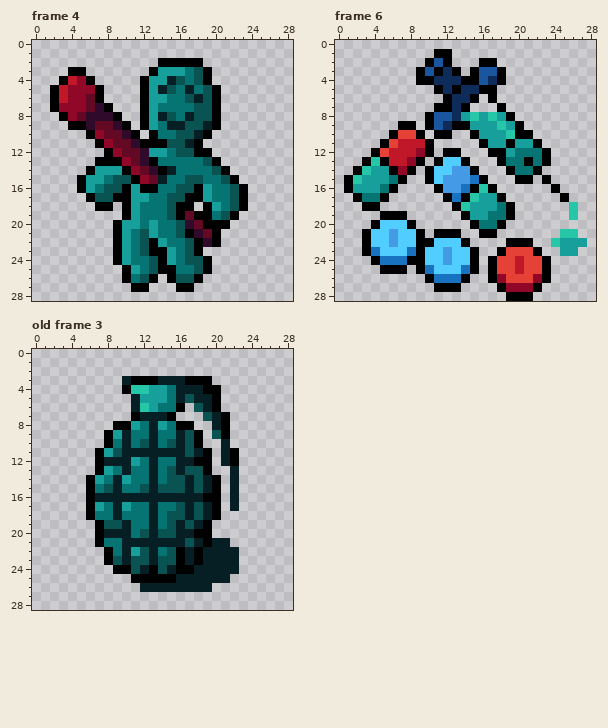
Pixel-art file -- Succubus/Sprites/Items.aseprite. The picture above is the old version.
29x29 pixels, 6 frames. Shown: frame 4, frame 6, old frame 3. The commit also changed other frames, which this record leaves out.
New version:
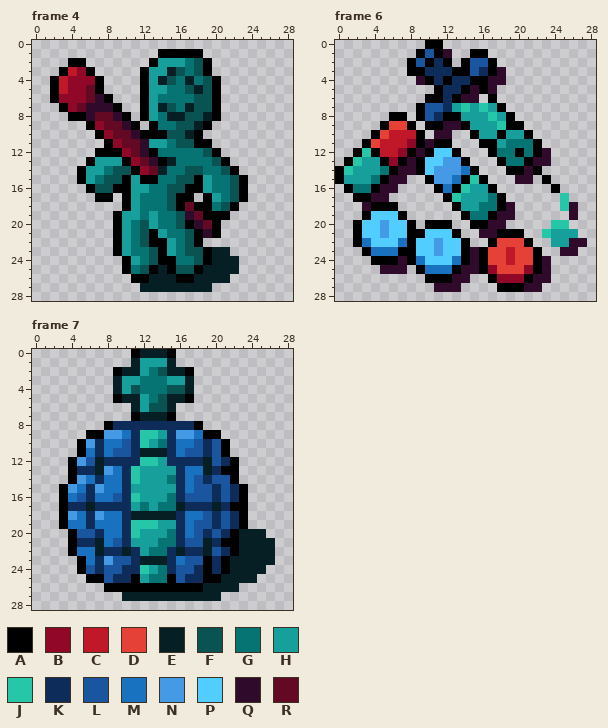
Palette (. is transparent): A #000000  B #910728  C #c01828  D #e64137  E #061f24  F #095353  G #067472  H #179f9b  J #26c7a9  K #0d2c59  L #19569f  M #1872c0  N #459ae5  P #51ceff  Q #300a2b  R #640924
A new or re-ordered frame is compared with the old frame closest to it.
From the commit log: items assets + opponent types assets
Edits made:
frames 6 -> 10
Changed rows in their new state; - is an unchanged pixel.
Frame 4, layer "Main":
first column x 2:
 1 ------------AAAAA-----
 2 --AA-------AHHHGFA----
 3 -ACBA-----AH-EF-------
 4 ACB-BA------EFGEGFA---
 5 ----R-------HG-FE-----
 6 -B---QA-----G--GF-----
 7 .A-RQ-QA----EF-E------
 8 -.AA-RRQA---GEEF-E----
 9 --..AB-RQA.A-GF-EA.---
10 ----.AB-RQA-AF-EA.----
11 -----.AB-RQHHG-F-A----
12 -----A-AB--AG-GGGFA---
13 ----AHHHABRQAE---GFA--
14 ---AH-GFFABREG-FF-GFA-
15 -----GF-AHAAG-F-AH-GFA
16 ---.AF-A--HG-F-A------
17 ----.AA.--G---A-.AH---
18 -----..--------RA-GFA.
19 -------AH--H-GFQR-AA.-
20 ---------GF----AQR-.--
21 -----------AH-GFAQ----
22 ------------AH---..---
23 ----------GF----FAEE--
24 -------.AH---A-G--EEE-
25 ---------GFAE-FFAEEEE-
26 --------.AAEEEAAEEEE--
27 ---------.EEEEEEEE----
Frame 6, layer "Main":
first column x 0:
 0 ----------AA----------------
 1 ---------AL-Q--AA-----------
 2 --------AL-K--ALL-----------
 3 --------A-KK--ALKAQ---------
 4 ---------Q--A-K-AQQ---------
 5 -------------KAQ-Q----------
 6 ----------AAKAQQ------------
 7 ---------ALLKHJHJH----------
 8 ------AA-ALKAA-H------------
 9 -----ADD---AQQ-----A--------
10 ----ADCCC--QQ-----AHH-------
11 ---ADCC-BAQAA----A-GGG------
12 --AJ-C-BAQ-PP-----GGA-AQ----
13 -AJHH-BAQ-PPNN--------QQ----
14 AJHH-G-QQAPNN-M-----AQ------
15 AHH-GAQQ---N-MAJ----QQ------
16 --GGAQQ-----MAJHH-----------
17 ---AQQ-------JHH-G-------J--
18 ---Q-AA-------H-GGAQ-----JQ-
19 ---APPP--------GGAQQ------Q-
20 --APPN----AAA---AQQ-----JJ--
21 --AP-NP-A-PPP---QQAAA--JHHH-
22 --AM--PMAPPN-----ADDD---H-QQ
23 -----MMAAP-NP-AQADDC-----QQ-
24 -----AAQ-M--PMAQAD-CD-AQ----
25 -----QQQ---MMAQQAB--DBAQ----
26 -----------AAQQ----BBAQQ----
27 -----------QQQ-----AAQQ-----
28 -------------------...------
Frame 7 is new; against old frame 3, layer "Main":
first column x 3:
 0 --------AEEEA-----------
 1 --------EHHHE-----------
 2 ------AEEHGFEEA---------
 3 ------EHHGGGHHE..-------
 4 ------EHFGGGFF-...------
 5 ------AE--GFE-A...------
 6 ---------HFFE.-...------
 7 ----------------...-----
 8 -----AKKKKKKKKKA-..-----
 9 ---AANNMKJJHKNNMAA.-----
10 --ANKMMLKJH-KMMLKLA-----
11 --AMKMLLK---KMLLKLA.----
12 -ANLEKKKKJJHKKKKELK-----
13 -AKKENMKJHHHHKMMEKAA----
14 -ANMKMMKJHHHGKMLKLLA----
15 ANMKNMMKHHHHHKMLLKLKA---
16 AMLKMMLKJHHHGKLLLKLKA---
17 AKKEKKKKH-H--EKKKEKAA---
18 ANMKNMMKEE-EEKMMLKLKA---
19 AMMKMMMKJJJHHKMLLKLKA---
20 -ALLKMMKJHHHGKMLKLKAEEE-
21 -AKKEMLKHHHGGKLLEKAAEEEE
22 -AMMEKK-KHG-KEKK-LKAEEEE
23 --AMKNLLKE-EKMLLAKA-EEEE
24 --ALKLLKKJHGKLLKAKA-EEE-
25 ---AALKK-HGG-LKKAA-EEE--
26 -----AAAAAAAAAAA-EEE----
27 -------EEEEEEEEEEE------
Where, in picture pixels (left, top, right, bottom), the same in both pictures:
changed: (50, 49, 248, 292)
changed: (335, 40, 587, 301)
changed: (59, 349, 275, 601)
